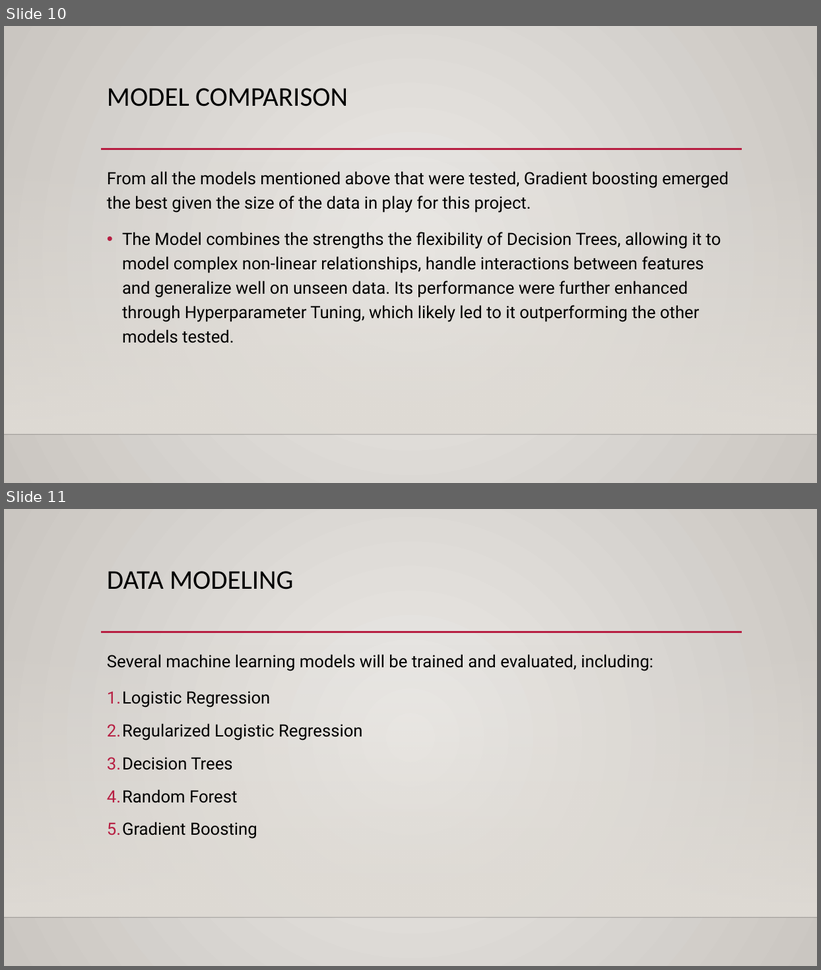
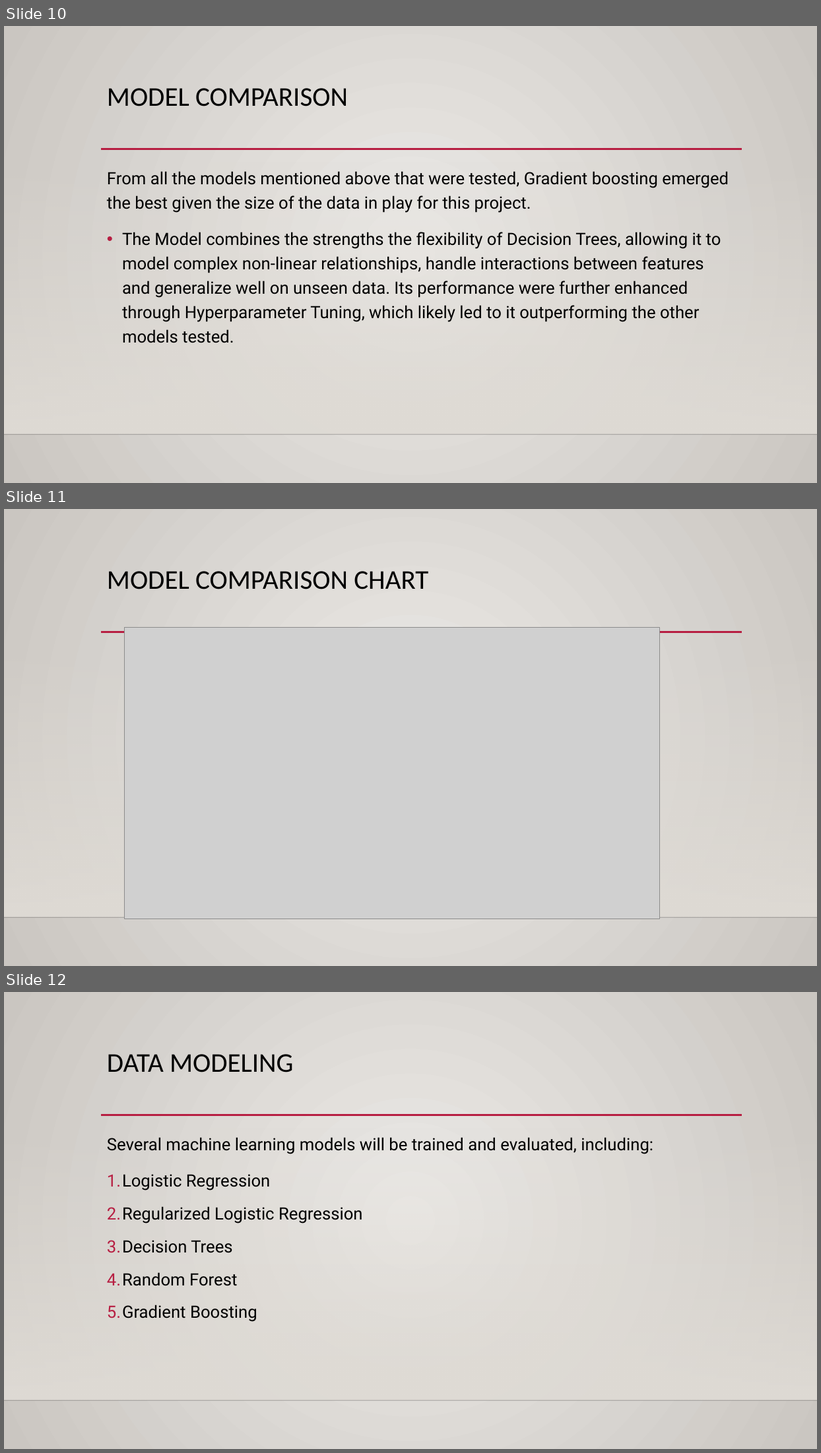
Before and after one commit to djdrjeff/phase3project_KelvinNjenga, a slide deck: Presentation1.pptx. Shown one above the other, each under a label of ours: slides 10 and 11 before the commit, slides 10, 11 and 12 after it. The pictures are 821x970 and 821x1453 pixels, drawn with LibreOffice and Linux fonts; fonts in the diff are those of the drawing; grey boxes stand for pictures; background and template pictures are left out. Boxes give left, top, right and bottom in pixels: in the first picture for what was removed or moved away, otherwise in the second. Text is boxed around its words. In the diff, an @@ line names an element or a change of style, - is before the commit and + after.

```diff
--- a/Presentation1.pptx
+++ b/Presentation1.pptx
@@ slide 11 added at (4, 509, 817, 966), background gradient #ECEAE7 to #CAC7C1; not listed: 3 template elements that a slide beside it also shows @@
@@ title added at (107, 571, 428, 590), 32 pt, text #000000 @@
+MODEL COMPARISON CHART
@@ picture added at (124, 627, 660, 919) @@
@@ what was slide 11 is now slide 12 @@
```
